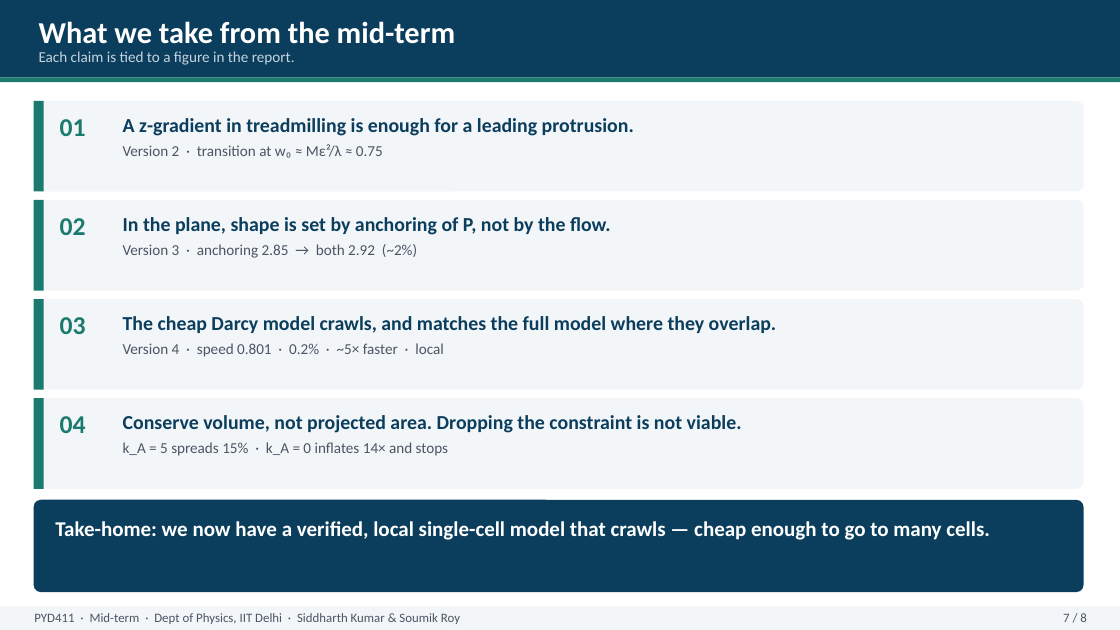
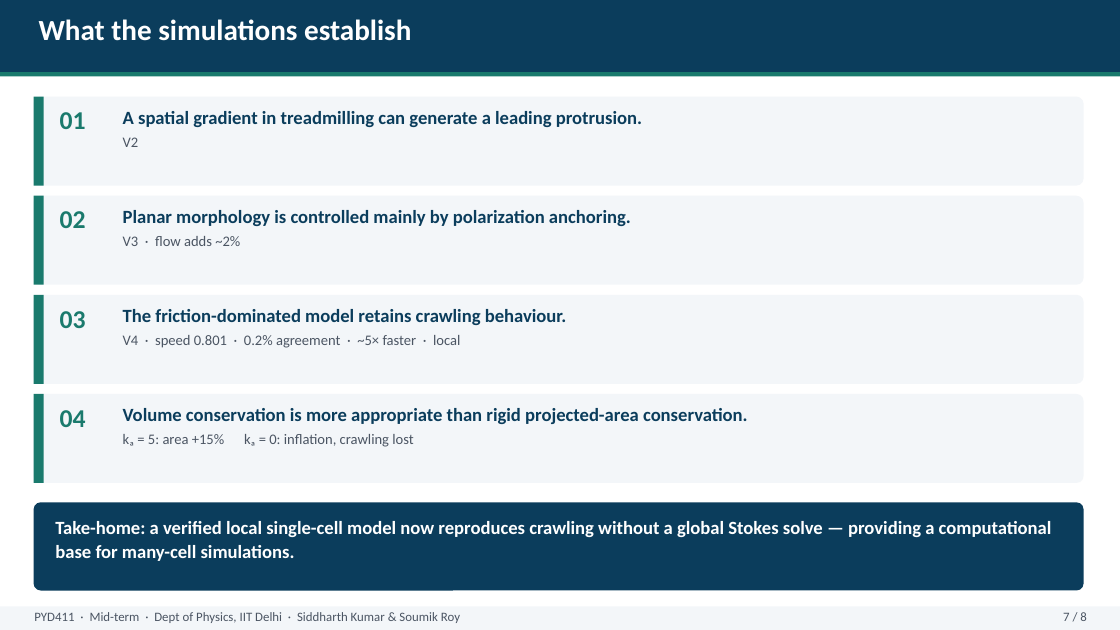
Before and after one commit to ariaydrouch/f, a slide deck: slide 7 of presentation/PYD411_midsem_presentation.pptx. Drawn at 1120x630 pixels with LibreOffice and Linux fonts; fonts in the diff are those of the drawing. Boxes give left, top, right and bottom in pixels: in the first picture for what was removed or moved away, otherwise in the second. Text is boxed around its words. In the diff, an @@ line names an element or a change of style, - is before the commit and + after.

```diff
--- a/presentation/PYD411_midsem_presentation.pptx
+++ b/presentation/PYD411_midsem_presentation.pptx
@@ rectangle: place and size @@
-rectangle at box(0, 0, 1120, 77)
+rectangle at box(0, 0, 1120, 72)
@@ text at box(39, 19, 411, 41): text changed; size 26 to 25 pt @@
-What we take from the mid-term
+What the simulations establish
@@ text removed at box(39, 51, 295, 65) @@
-Each claim is tied to a figure in the report.
@@ text at box(123, 111, 642, 147): text changed; size 17 to 16 pt @@
-A z-gradient in treadmilling is enough for a leading protrusion.
-Version 2 · transition at w₀ ≈ Mε²/λ ≈ 0.75
+A spatial gradient in treadmilling can generate a leading protrusion.
+V2
@@ text at box(123, 210, 631, 246): text changed; size 17 to 16 pt @@
-In the plane, shape is set by anchoring of P, not by the flow.
-Version 3 · anchoring 2.85 → both 2.92 (~2%)
+Planar morphology is controlled mainly by polarization anchoring.
+V3 · flow adds ~2%
@@ text at box(123, 309, 567, 348): text changed; size 17 to 16 pt @@
-The cheap Darcy model crawls, and matches the full model where they overlap.
-Version 4 · speed 0.801 · 0.2% · ~5× faster · local
+The friction-dominated model retains crawling behaviour.
+V4 · speed 0.801 · 0.2% agreement · ~5× faster · local
@@ 5 rectangles, 4 texts, 4 rounded rectangles: place and size @@
-5 rectangles, 4 texts, 4 rounded rectangles at box(0, 77, 1120, 489)
+5 rectangles, 4 texts, 4 rounded rectangles at box(0, 72, 1120, 483)
@@ text at box(123, 408, 748, 447): text changed; size 17 to 16 pt @@
-Conserve volume, not projected area. Dropping the constraint is not viable.
-k_A = 5 spreads 15% · k_A = 0 inflates 14× and stops
+Volume conservation is more appropriate than rigid projected-area conservation.
+kₐ = 5: area +15% kₐ = 0: inflation, crawling lost
@@ text at box(55, 521, 1052, 561): text changed; size 18 to 16 pt @@
-Take-home: we now have a verified, local single-cell model that crawls — cheap enough to go to many cells.
+Take-home: a verified local single-cell model now reproduces crawling without a global Stokes solve — providing a computational base for many-cell simulations.
```
Also in this commit, not shown: 7 other slides changed, 2 other files.
